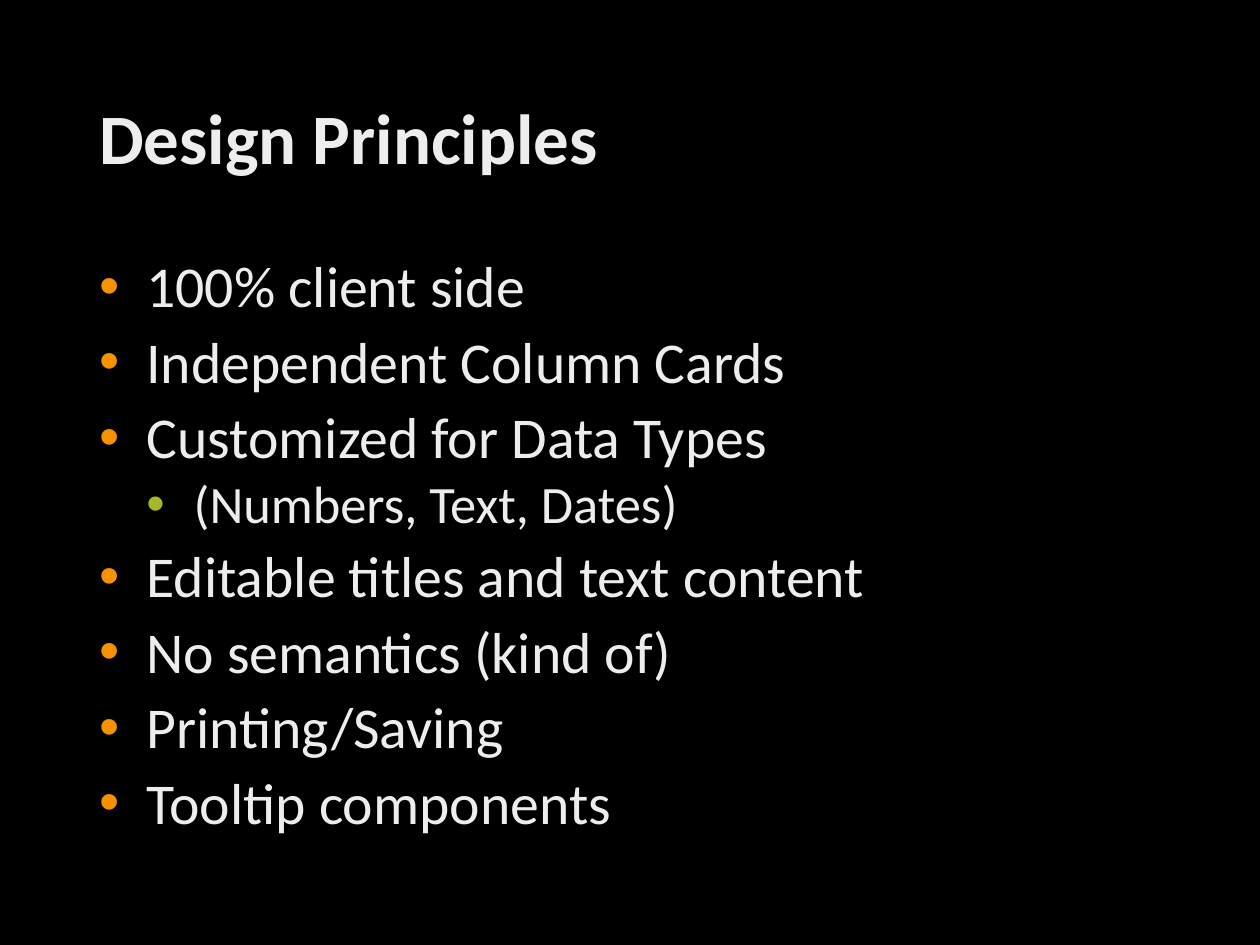
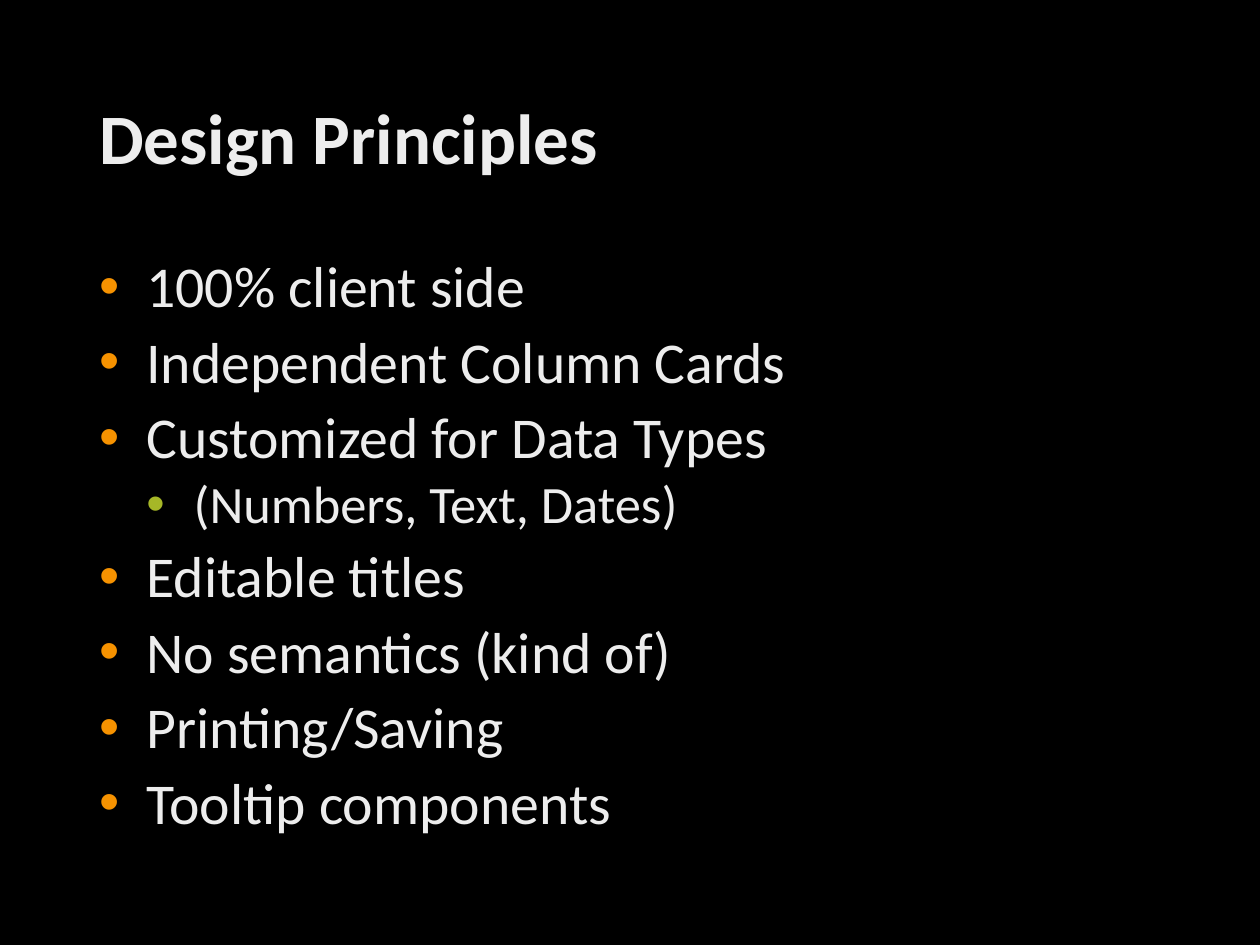
Before and after one commit to jannah/MetaReader, a slide deck: slide 4 of MetaReader.pptx. Drawn at 1260x945 pixels with LibreOffice and Linux fonts; fonts in the diff are those of the drawing; background and template pictures are left out. Boxes give left, top, right and bottom in pixels: in the first picture for what was removed or moved away, otherwise in the second. Text is boxed around its words. In the diff, an @@ line names an element or a change of style, - is before the commit and + after.

```diff
--- a/MetaReader.pptx
+++ b/MetaReader.pptx
@@ text at (146, 557, 465, 598): text changed @@
-• Editable titles and text content
+• Editable titles
```
Also in this commit, not shown: 4 other slides changed, 2 other files.
